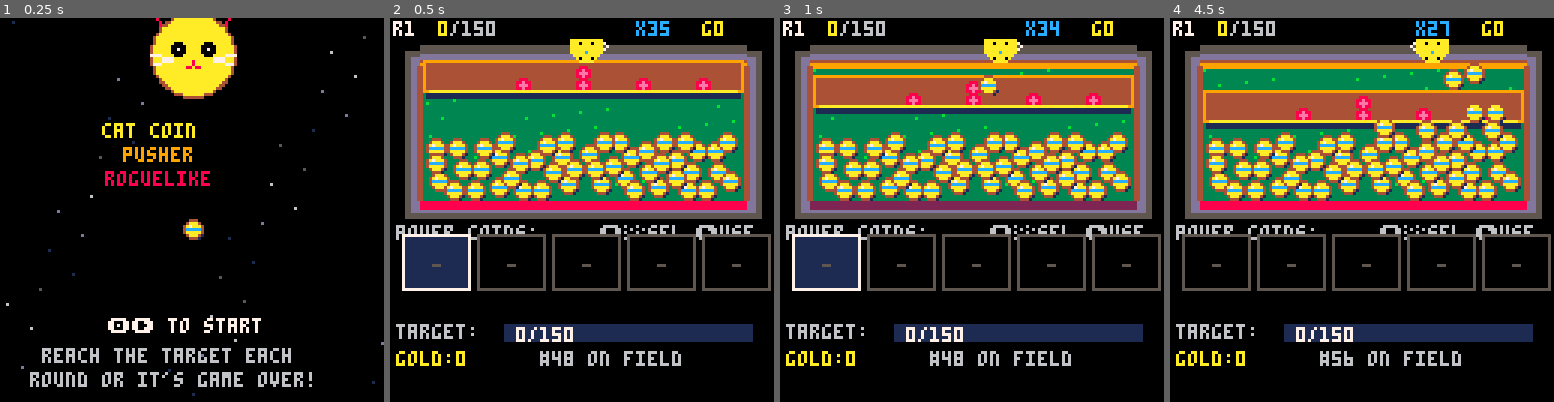
Above: before the commit, frames 1-4 (left to right).
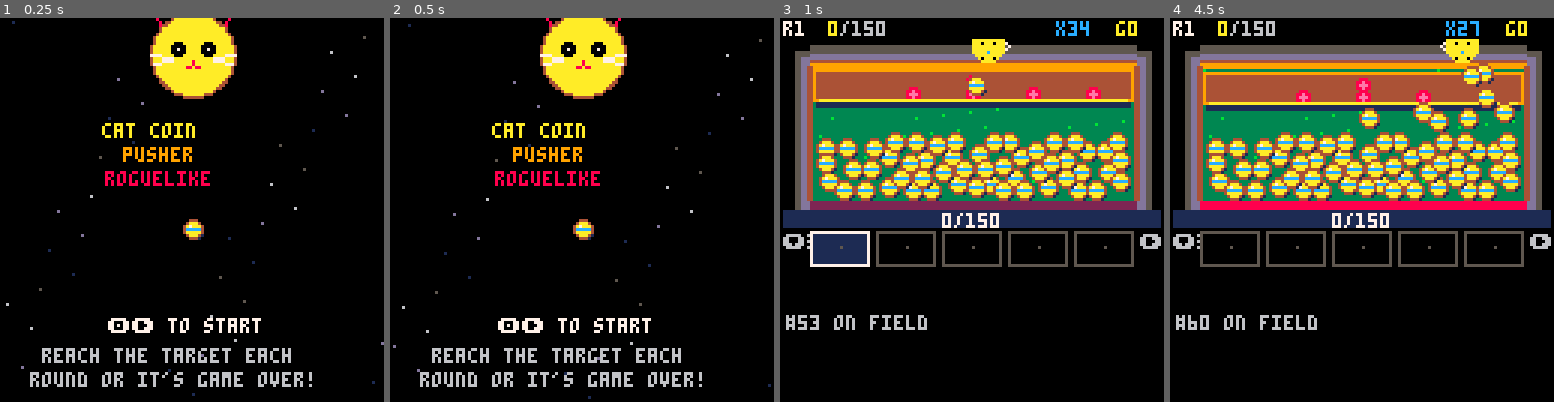
Above: after the commit, the same moments.

Repository: RubenTipparach/Mini-Pico-Games
Game: PICO-8 cartridge pico-8/carts/cat_coin_pusher.p8
Two runs of this game, one before a commit and one after it. Both use one fixed random seed, a clock stepped at 60 frames per second and the inputs below.
Inputs:
- Up to frame 1 (0.25 s): no input
- Up to frame 2 (0.5 s): tap X (X key) at 0.33 s
- Up to frame 3 (1 s): tap O (Z key) at 0.7 s
- Up to frame 4 (4.5 s): tap X (X key) at 1.07, 1.85, 2.97, 4.08 s; hold Right 1.6-2.1 s; tap O (Z key) every 0.4 s from 1.7 to 4.1 s; hold Up 2.15-2.42 s; hold Right 2.47-3.03 s; hold Left 3.08-3.58 s; hold Down 3.63-3.97 s; hold Right from 4.02 s (still down)

Frame 1 is identical in both runs. In frame 2, 56% of the frame differs, in the area x 0-100%, y 0-100%; in frame 3, 22%; in frame 4, 27%.

Commit message:
Fix UI layout to fit 128px, double starting coins
Layout reorganization (all within 128px):
- y=0-6: Top HUD (round, score/target, buffs, coins, gold)
- y=7-63: Field with dispenser, pusher, coins, score zone
- y=64-69: Compact progress bar spanning full width
- y=71-82: 5 inventory slots (compact 22x11px each)
- y=84-97: Description text or end-round button
- y=99: Status line (field count, target reached flash)

Shop screen also compacted (18px per item row, fits in 128px).

Double starting coins: 100+round*10 seeded on field (was 50+round*8).

https://claude.ai/code/session_014EkGVbjztL2pvBPDbBoNDp

Diff:
--- a/pico-8/carts/cat_coin_pusher.p8
+++ b/pico-8/carts/cat_coin_pusher.p8
@@ -196,7 +196,7 @@
  disp.dir=1
  end_round_btn=false
  end_round_sel=false
- seed_coins(50+round*8)
+ seed_coins(100+round*10)
 end
 
 function seed_coins(n)
@@ -933,9 +933,9 @@
   print("+"..p.val,p.x-6,p.y,col)
  end
 
- -- hud + inventory
+ -- hud + bottom panel
  draw_hud()
- draw_inventory()
+ draw_bottom_panel()
 end
 
 function draw_pusher()
@@ -1000,157 +1000,131 @@
 end
 
 function draw_hud()
- -- top bar
+ -- top bar: round, score/target, gold
  rectfill(0,0,127,6,0)
- -- round
  print("\f7r"..round,1,1)
- -- score vs target
  local scol=round_score>=target and "\fb" or "\fa"
  print(scol..round_score.."\f6/"..target,16,1)
- -- coins left
- print("\fcx"..coins_left,82,1)
- -- gold
- print("\fag"..gold,104,1)
-
- -- buffs
+ -- buffs next to score
+ local bx=70
  if mult_timer>0 then
-  print("\f92x",70,1)
+  print("\f92x",bx,1) bx+=12
  end
  if combo_buff_timer>0 then
-  print("\fa3c",60,1)
- end
-
- -- combo
+  print("\fa3c",bx,1) bx+=12
+ end
+ print("\fcx"..coins_left,92,1)
+ print("\fag"..gold,112,1)
+
+ -- combo overlay (on field)
  if combo>1 and combo_timer>0 then
   local col=({7,10,9,8,11})[min(combo,5)]
-  print("x"..combo.."!",58,9,col)
- end
-
- -- end round button
- if end_round_btn then
-  local bx=50
-  local by=fb+6
-  local bcol=end_round_sel and 11 or 6
-  rectfill(bx,by,bx+28,by+7,
-   end_round_sel and 3 or 1)
-  rect(bx,by,bx+28,by+7,bcol)
-  print("end\x91",bx+4,by+1,bcol)
- end
-end
-
-function draw_inventory()
- -- inventory bar in the empty space
- -- below the field (y=68 to y=127)
- local iy=72
- rectfill(0,68,127,127,0)
-
- -- label
- print("\f6power coins:",2,69)
- print("\f6\x83\x84sel \x91use",70,69)
-
- -- draw 5 slots
+  print("x"..combo.."!",56,9,col)
+ end
+end
+
+function draw_bottom_panel()
+ -- everything below field: y=64 to y=127
+ -- layout:
+ -- y=64-69: progress bar
+ -- y=71-82: inventory slots (5)
+ -- y=84-89: description or end btn
+ -- y=91-97: status line
+
+ rectfill(0,64,127,127,0)
+
+ -- progress bar (y=64-69)
+ rectfill(1,64,126,69,1)
+ local bw=min(124,flr(124*round_score/target))
+ if bw>0 then
+  local bc=round_score>=target and 11 or 8
+  rectfill(2,65,2+bw,68,bc)
+ end
+ local stxt=round_score.."/"..target
+ print(stxt,64-#stxt*2,65,7)
+
+ -- inventory slots (y=71-82)
+ -- 5 slots, each 24px wide, 11px tall
+ print("\f6\x83\x84",1,72)
  for i=1,inv_max do
-  local sx=4+(i-1)*25
-  local sy=iy
-
-  -- slot bg
+  local sx=10+(i-1)*22
+  local sy=71
   local sel=i==inv_sel
-  rectfill(sx,sy,sx+22,sy+18,sel and 1 or 0)
-  rect(sx,sy,sx+22,sy+18,sel and 7 or 5)
-
+  rectfill(sx,sy,sx+19,sy+11,
+   sel and 1 or 0)
+  rect(sx,sy,sx+19,sy+11,
+   sel and 7 or 5)
   if i<=#inv then
    local item=inv[i]
-   -- draw coin icon
-   draw_coin_at(sx+11,sy+7,item.type)
-   -- name
-   local nm=spc_names[item.type]
-   print(nm,sx+1,sy+13,spc_cols[item.type])
+   draw_coin_at(sx+10,sy+5,item.type)
   else
-   -- empty slot
-   print("-",sx+10,sy+8,5)
-  end
- end
-
- -- selected description
- if inv_sel>0 and inv_sel<=#inv then
+   pset(sx+10,sy+5,5)
+  end
+ end
+ print("\f6\x91",120,72)
+
+ -- description or end-round btn (y=84)
+ if end_round_btn then
+  local bcol=end_round_sel and 11 or 6
+  rectfill(36,84,91,93,
+   end_round_sel and 3 or 1)
+  rect(36,84,91,93,bcol)
+  print("end round\x91",39,87,bcol)
+ elseif inv_sel>0 and inv_sel<=#inv then
   local item=inv[inv_sel]
-  local d=spc_descs[item.type]
-  print(d,2,iy+22,7)
- end
-
- -- round info
- local pct=flr(round_score*100/target)
- print("\f6target:",2,iy+30)
- -- progress bar
- rectfill(38,iy+30,120,iy+35,1)
- local bw=min(82,flr(82*round_score/target))
- if bw>0 then
-  local bc=round_score>=target and 11 or 8
-  rectfill(38,iy+30,38+bw,iy+35,bc)
- end
- print(round_score.."/"..target,42,iy+31,7)
-
- -- gold display
- print("\fagold:"..gold,2,iy+39)
- print("\f6#"..#coins.." on field",50,iy+39)
-
- -- round status
- if round_score>=target then
-  if t%40<25 then
-   print("\fbtarget reached!",30,iy+47)
-  end
+  print(spc_names[item.type],2,85,
+   spc_cols[item.type])
+  print(spc_descs[item.type],2,92,6)
+ end
+
+ -- status line (y=98)
+ print("\f6#"..#coins.." on field",2,99)
+ if round_score>=target and t%40<25 then
+  print("\fbtarget reached!",50,99)
  end
 end
 
 function draw_shop()
  cls(0)
- -- shop header
- rectfill(0,0,127,12,1)
- print("\f7cat's shop",36,2)
- print("\f6round "..round.." complete!",28,8)
-
- -- gold display
- print("\fagold: "..gold,4,18)
- print("\f6inventory: "..#inv.."/"..inv_max,60,18)
-
- -- items
+ -- header (y=0-11)
+ rectfill(0,0,127,11,1)
+ print("\f7cat's shop",36,1)
+ print("\f6round "..round.." clear!",32,7)
+
+ -- gold + inv (y=13)
+ print("\fagold:"..gold,4,14)
+ print("\f6bag:"..#inv.."/"..inv_max,70,14)
+
+ -- items: 4 rows, 18px each (y=21-92)
  for i=1,#shop_items do
   local item=shop_items[i]
-  local y=26+(i-1)*20
+  local iy=21+(i-1)*18
   local sel=i==shop_sel
-  -- bg
-  rectfill(4,y,123,y+17,sel and 1 or 0)
-  rect(4,y,123,y+17,sel and 7 or 5)
-
-  -- coin icon
-  draw_coin_at(14,y+6,item.type)
-
-  -- name
+  rectfill(4,iy,123,iy+15,sel and 1 or 0)
+  rect(4,iy,123,iy+15,sel and 7 or 5)
+  draw_coin_at(14,iy+5,item.type)
   local nm=spc_names[item.type]
   local col=item.sold and 5 or spc_cols[item.type]
-  print(nm,24,y+2,col)
-
-  -- desc
-  print(spc_descs[item.type],24,y+9,item.sold and 5 or 6)
-
-  -- cost
+  print(nm,24,iy+1,col)
+  print(spc_descs[item.type],24,iy+8,
+   item.sold and 5 or 6)
   if item.sold then
-   print("sold",100,y+5,5)
+   print("sold",100,iy+4,5)
   else
-   print("g"..item.cost,100,y+5,
+   print("g"..item.cost,100,iy+4,
     gold>=item.cost and 10 or 8)
   end
  end
 
- -- continue button
- local cy=26+#shop_items*20
+ -- continue button (y=93-104)
+ local cy=93
  local sel=shop_sel==#shop_items+1
- rectfill(30,cy,97,cy+12,sel and 3 or 1)
- rect(30,cy,97,cy+12,sel and 7 or 5)
- print("continue \x8e",38,cy+3,sel and 7 or 6)
-
- -- controls
- print("\f6\x83\x84 select  \x8e buy",20,120)
+ rectfill(30,cy,97,cy+10,sel and 3 or 1)
+ rect(30,cy,97,cy+10,sel and 7 or 5)
+ print("continue \x8e",38,cy+2,sel and 7 or 6)
+
+ -- controls (y=118)
+ print("\f6\x83\x84 select  \x8e buy",20,118)
 end
 
 function draw_gameover()
